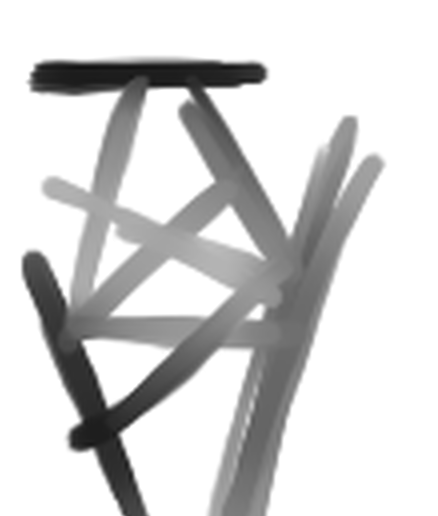
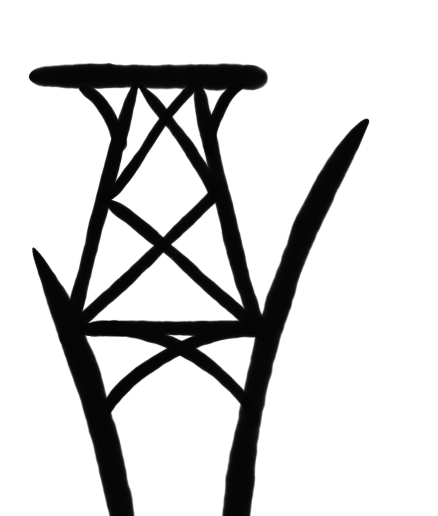
Layers edited between the first and the second 438 × 516 image:
added layer "レイヤー7" above "レイヤー9" over left=28, top=62, right=269, bottom=92
added layer "レイヤー9" above "レイヤー8" over left=59, top=73, right=276, bottom=428
added layer "レイヤー8" above "constructies enzo" over left=31, top=118, right=370, bottom=516
hid "constructies enzo", opacity 100% → 56%, painted on it over left=20, top=54, right=388, bottom=516
